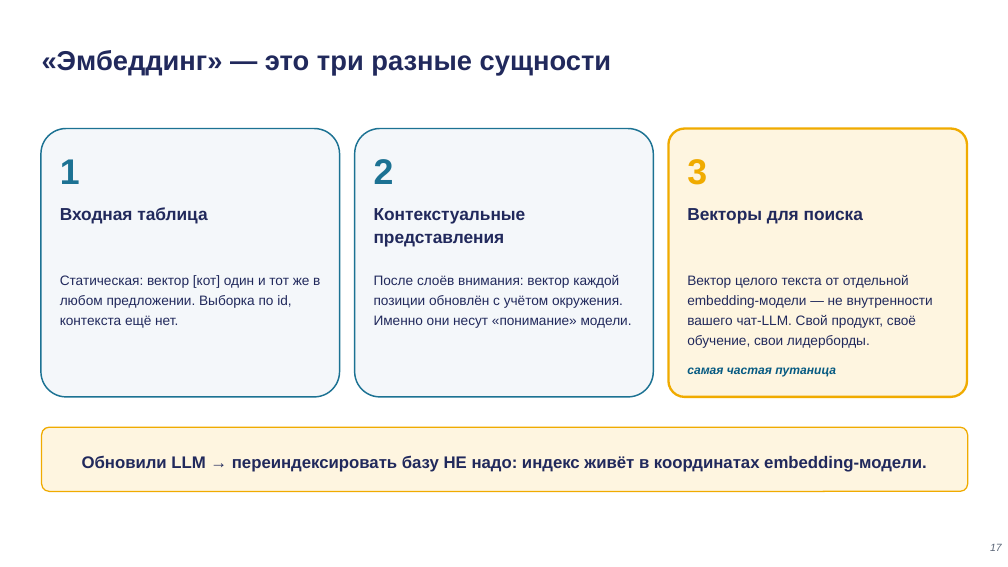
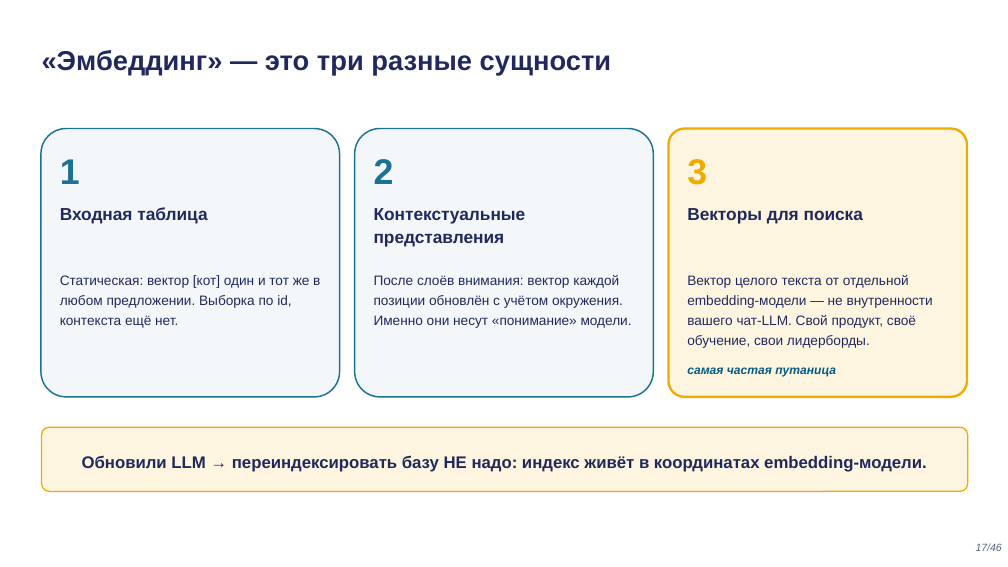
Before and after one commit to tellina-study/AI-usage-lessons, a slide deck: slide 17 of library/lectures/lec-02/rendered/lec-02.pptx. Drawn at 1008x567 pixels with LibreOffice and Linux fonts; fonts in the diff are those of the drawing. Boxes give left, top, right and bottom in pixels: in the first picture for what was removed or moved away, otherwise in the second. Text is boxed around its words. In the diff, an @@ line names an element or a change of style, - is before the commit and + after.

```diff
--- a/library/lectures/lec-02/rendered/lec-02.pptx
+++ b/library/lectures/lec-02/rendered/lec-02.pptx
@@ text at (976, 543, 1002, 551): text changed @@
-17
+17/46
```
Also in this commit, not shown: 19 other slides changed, 26 slides added, 17 other files.
